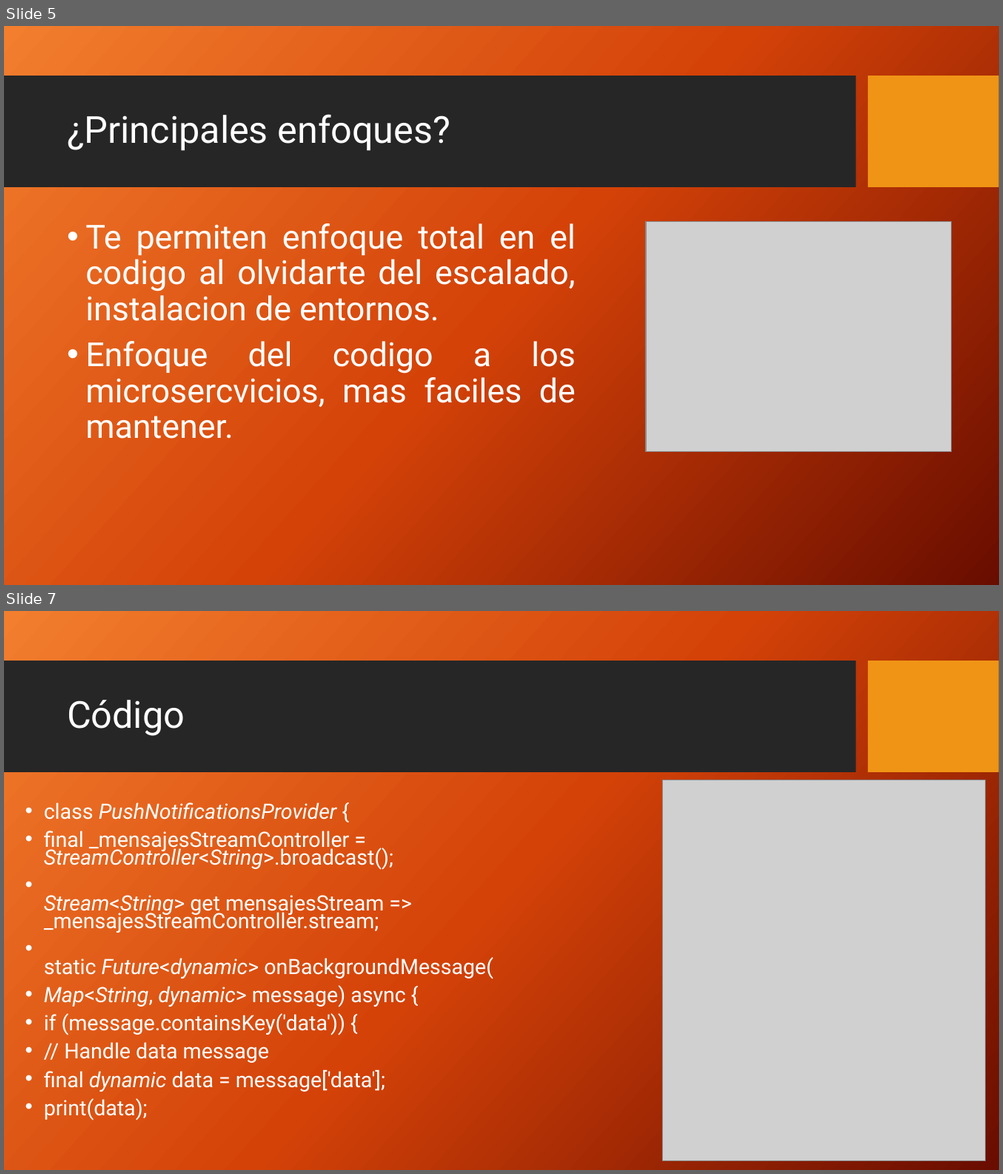
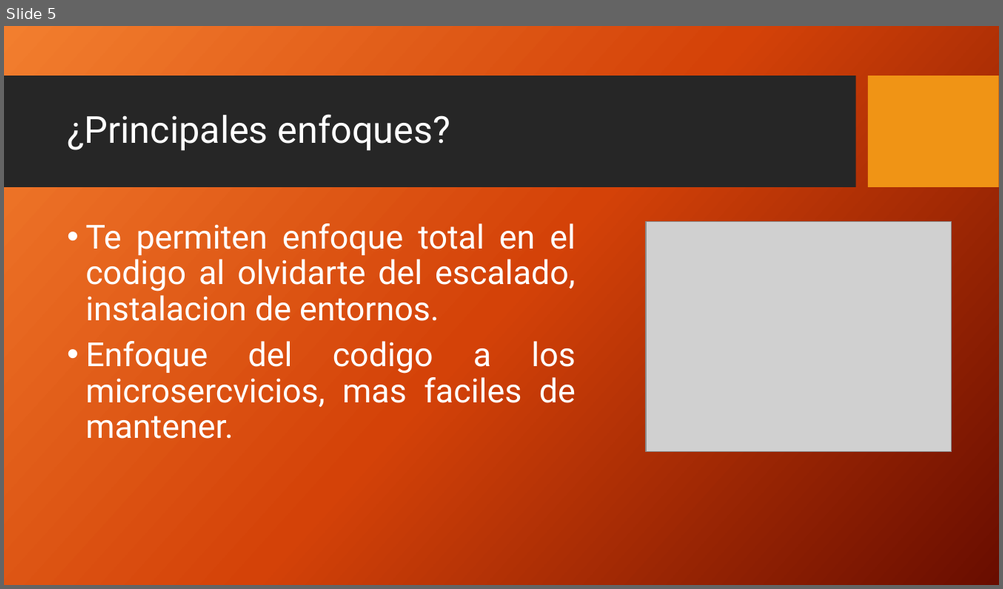
Before and after one commit to eddieware/Ppt_Cloud_Functions, a slide deck: Cloud_functions.pptx. Shown one above the other, each under a label of ours: slides 5 and 7 before the commit, slide 5 after it; the slides between them are not shown. The pictures are 1003x1174 and 1003x589 pixels, drawn with LibreOffice and Linux fonts; fonts in the diff are those of the drawing; grey boxes stand for pictures; background and template pictures are left out. Boxes give left, top, right and bottom in pixels: in the first picture for what was removed or moved away, otherwise in the second. Text is boxed around its words. In the diff, an @@ line names an element or a change of style, - is before the commit and + after.

```diff
--- a/Cloud_functions.pptx
+++ b/Cloud_functions.pptx
@@ slide 7 removed at <box>4,611,999,1170</box>, background picture (left out); not listed: 2 template elements that a slide beside it also shows @@
@@ title removed at <box>67,700,185,736</box> @@
-Código
@@ picture removed at <box>663,780,985,1162</box> @@
@@ text removed at <box>44,803,493,1120</box> @@
-• class PushNotificationsProvider {
-• final _mensajesStreamController = StreamController<String>.broadcast();
-• Stream<String> get mensajesStream => _mensajesStreamController.stream;
-• static Future<dynamic> onBackgroundMessage(
-• Map<String, dynamic> message) async {
-• if (message.containsKey('data')) {
-• // Handle data message
-• final dynamic data = message['data'];
-• print(data);
```
Also in this commit, not shown: 2 slides added, 2 other slides removed, 1 other file.
